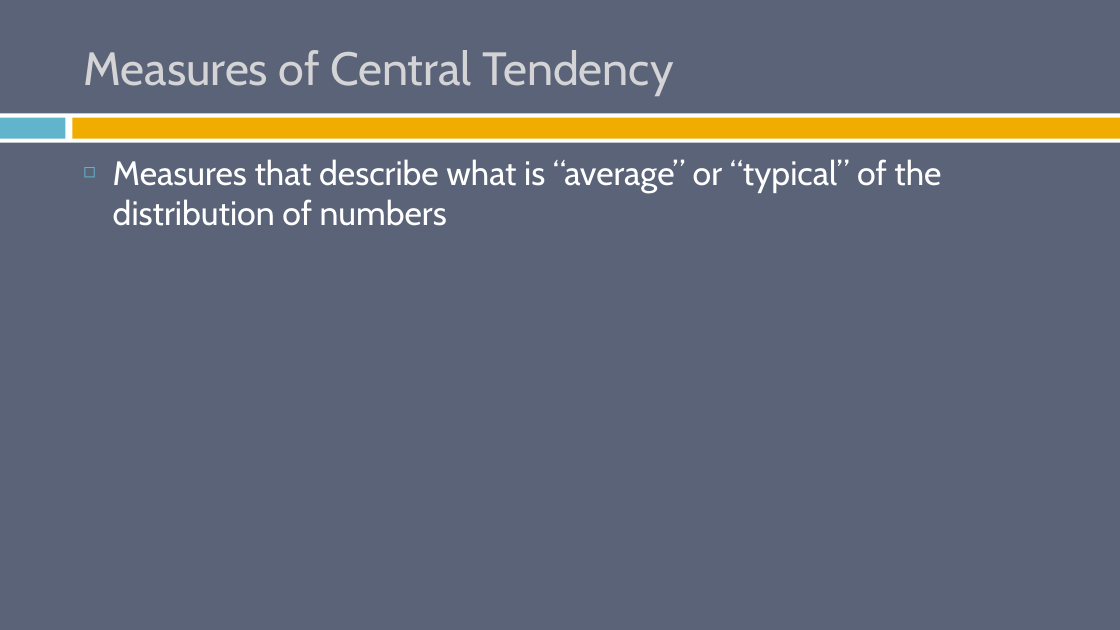
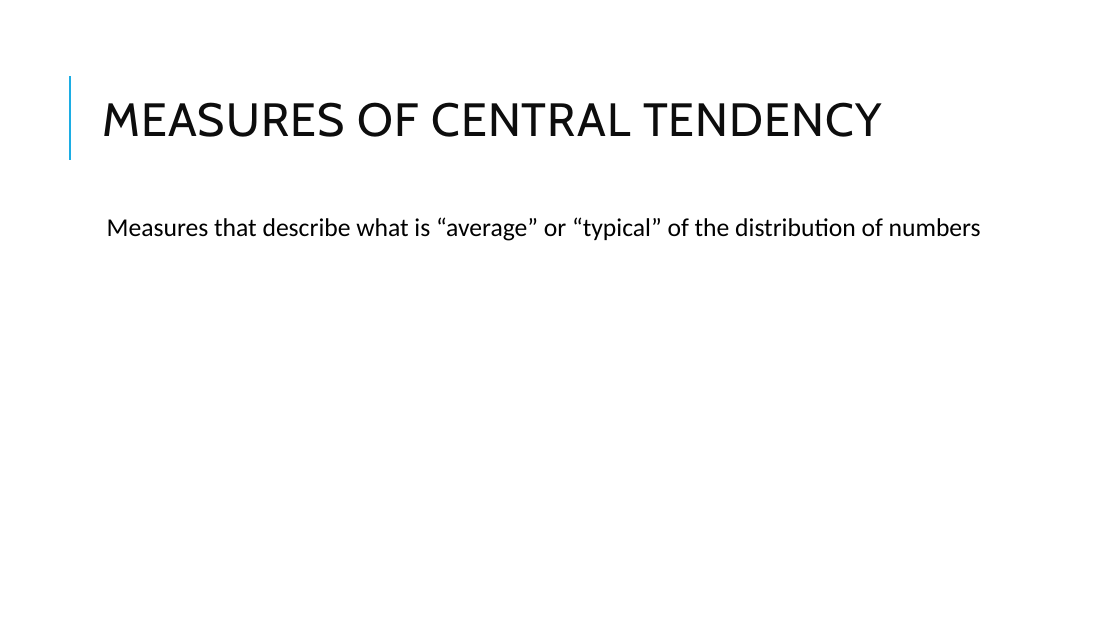
Before and after one commit to burrelvannjr/gradstats_sdsu, a slide deck: slide 18 of ppts/2_ct_dv_freq_graph.pptx. Drawn at 1120x630 pixels with LibreOffice and Linux fonts; fonts in the diff are those of the drawing. Boxes give left, top, right and bottom in pixels: in the first picture for what was removed or moved away, otherwise in the second. Text is boxed around its words. In the diff, an @@ line names an element or a change of style, - is before the commit and + after.

```diff
--- a/ppts/2_ct_dv_freq_graph.pptx
+++ b/ppts/2_ct_dv_freq_graph.pptx
@@ background #5A6378 to #FFFFFF @@
@@ line added from (70, 160) to (70, 76), #1CADE4 1.5 pt @@
@@ rectangle removed at (x1=0, y1=113, x2=1120, y2=143) @@
@@ rectangle removed at (x1=0, y1=118, x2=66, y2=139) @@
@@ rectangle removed at (x1=72, y1=118, x2=1120, y2=139) @@
@@ title at (x1=102, y1=102, x2=882, y2=137): text changed; text colour #D4D4D6 to #0D0D0D @@
-Measures of Central Tendency
+MEASURES OF CENTRAL TENDENCY
@@ text "Measures that describe what is ..." moved from (x1=113, y1=159, x2=941, y2=226) to (x1=107, y1=217, x2=981, y2=241) @@
@@ text "Measures that describe what is ..." at (x1=107, y1=217, x2=981, y2=241): size 29 to 22 pt, font Cabin to Calibri, text colour #FFFFFF to #000000; bullet ◻ to  ; line spacing 1 to 0.9; more space between paragraphs; bullet colour #60B5CC to #1CADE4 @@
```
Also in this commit, not shown: 52 other slides changed, 1 other file.
